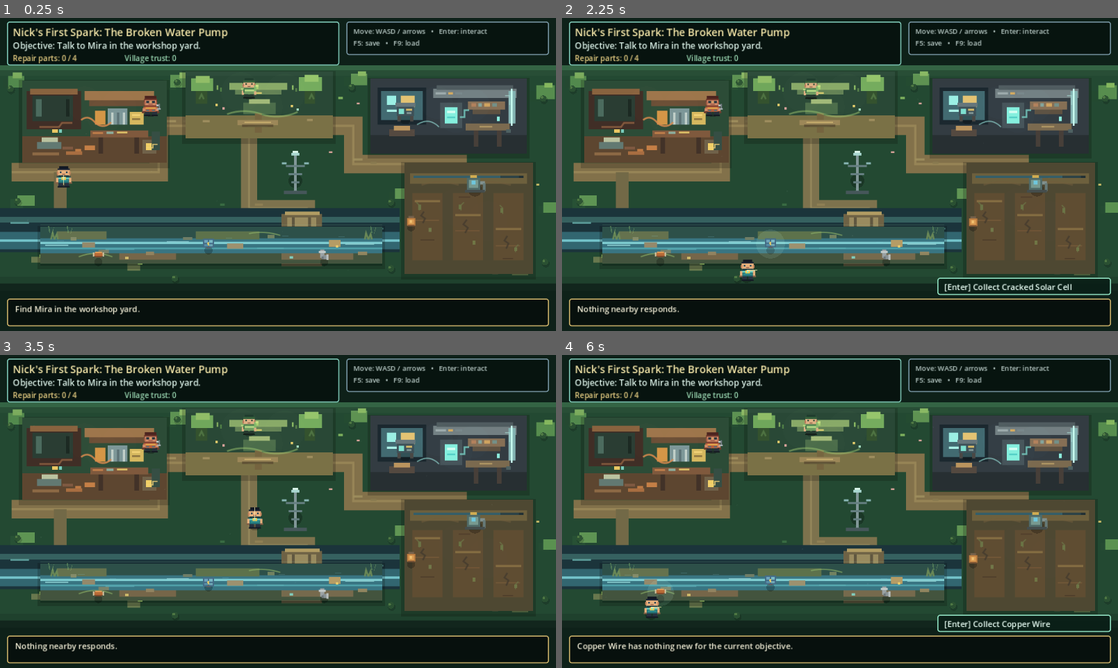
Above: before the commit, frames 1-4 (two rows, left to right).
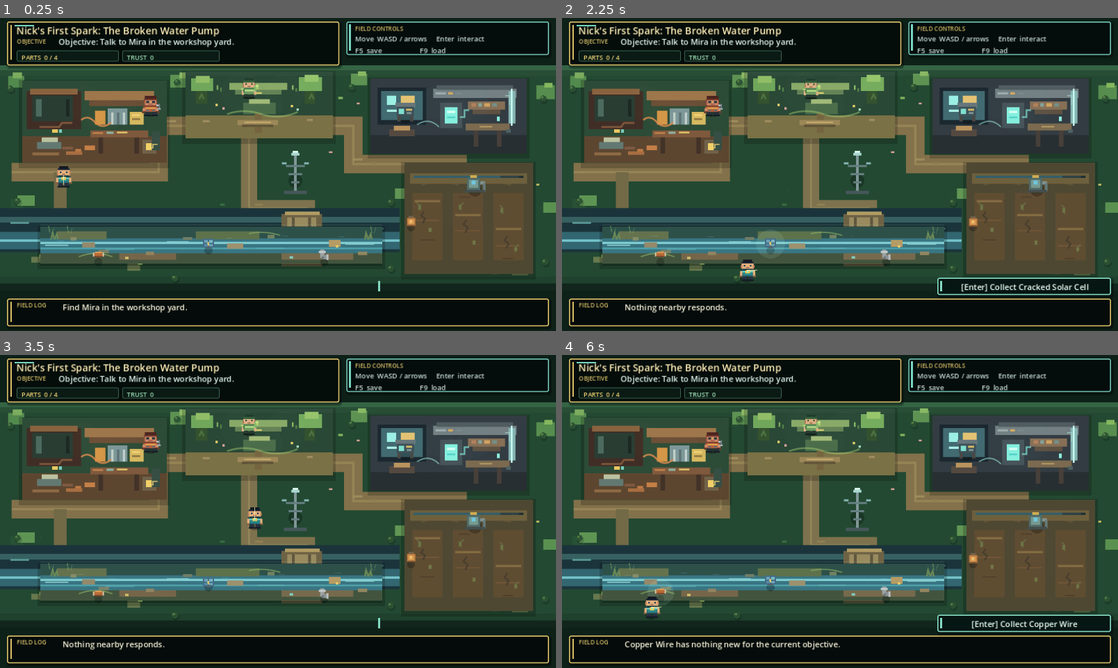
Above: after the commit, the same moments.

Repository: ndrorchestration/nick-luminous-valley
Game: Godot game, scene res://scenes/world/main.tscn
Same seed, same stepped clock (60 frames per second), same inputs: the game is played once before the commit and once after it.
Inputs:
- Up to frame 1 (0.25 s): no input
- Up to frame 2 (2.25 s): tap Enter at 0.5, 0.6, 1.35, 2.1 s; hold Right (ui_right) 0.53-1.28 s; tap Space at 0.77, 1.52 s; hold Down (ui_down) 1.28-2.03 s; hold Right (ui_right) from 2.03 s (still down)
- Up to frame 3 (3.5 s): release Right (ui_right) at 2.78 s; hold Up (ui_up) from 2.78 s (still down); tap Enter at 2.85 s; tap Space at 3.02 s
- Up to frame 4 (6 s): release Up (ui_up) at 3.53 s; hold Left (ui_left) 3.53-5.03 s; tap Enter every 0.75 s from 3.6 to 5.85 s; tap Space at 3.77, 4.52 s; hold Down (ui_down) 5.03-5.78 s; hold Right (ui_right) from 5.78 s (still down)

The runs differ from the first frame. In frame 1, 4.8% of the frame differs, in the area x 1-99%, y 1-99%; in frame 2, 5.1%; in frame 3, 4.7%; in frame 4, 5.4%.

Commit message:
Converge HUD toward JRPG field presentation

Diff:
--- a/scripts/ui/hud.gd
+++ b/scripts/ui/hud.gd
@@ -1,4 +1,6 @@
 extends CanvasLayer
+
+const HUD_PROFILE_VERSION := 2
 
 var title_label: Label
 var objective_label: Label
@@ -7,33 +9,56 @@
 var message_label: Label
 var hint_label: Label
 var hint_panel: Panel
+var objective_tag_label: Label
+var controls_title_label: Label
+var message_tag_label: Label
 
 func build_ui() -> void:
-	_add_panel(Vector2(12, 6), Vector2(574, 76), Color(0.025, 0.07, 0.055, 0.92), Color("78bfae"))
-	_add_panel(Vector2(598, 6), Vector2(350, 58), Color(0.025, 0.07, 0.055, 0.86), Color("718f9b"))
-	_add_panel(Vector2(12, 484), Vector2(936, 48), Color(0.025, 0.06, 0.05, 0.94), Color("c0a864"))
-	hint_panel = _add_panel(Vector2(648, 448), Vector2(300, 30), Color(0.04, 0.12, 0.09, 0.94), Color("8bd9ba"))
+	_add_panel(Vector2(12, 6), Vector2(574, 76), Color(0.018, 0.052, 0.043, 0.95), Color("d7bd68"), Color(0.0, 0.0, 0.0, 0.42))
+	_add_panel(Vector2(598, 6), Vector2(350, 58), Color(0.018, 0.048, 0.045, 0.91), Color("6ebdb1"), Color(0.0, 0.0, 0.0, 0.38))
+	_add_panel(Vector2(12, 484), Vector2(936, 48), Color(0.016, 0.043, 0.038, 0.96), Color("d7bd68"), Color(0.0, 0.0, 0.0, 0.46))
+	hint_panel = _add_panel(Vector2(648, 448), Vector2(300, 30), Color(0.025, 0.085, 0.070, 0.96), Color("82d9c1"), Color(0.0, 0.0, 0.0, 0.40))
 
-	title_label = _make_label(Vector2(22, 12), Vector2(540, 22), 18, Color("f5e7a9"))
-	objective_label = _make_label(Vector2(22, 37), Vector2(548, 21), 15, Color("d8eee5"))
-	inventory_label = _make_label(Vector2(22, 60), Vector2(190, 18), 13, Color("e8cf83"))
-	trust_label = _make_label(Vector2(215, 60), Vector2(180, 18), 13, Color("9ddbb5"))
-	hint_label = _make_label(Vector2(660, 454), Vector2(276, 18), 14, Color("e9fff5"))
-	message_label = _make_label(Vector2(26, 492), Vector2(904, 32), 14, Color("f5f0d8"))
+	_add_accent(Vector2(18, 12), Vector2(3, 60), Color("d7bd68"))
+	_add_accent(Vector2(25, 12), Vector2(34, 2), Color("78d5c0"))
+	_add_accent(Vector2(603, 11), Vector2(3, 46), Color("78d5c0"))
+	_add_accent(Vector2(18, 490), Vector2(3, 35), Color("d7bd68"))
+	_add_accent(Vector2(653, 454), Vector2(3, 18), Color("82d9c1"))
 
-	var help := _make_label(Vector2(610, 14), Vector2(326, 40), 12, Color("b9cbc6"))
-	help.text = "Move: WASD / arrows   •   Enter: interact\nF5: save   •   F9: load"
+	title_label = _make_label(Vector2(28, 10), Vector2(540, 21), 17, Color("fff0b7"))
+	title_label.add_theme_color_override("font_shadow_color", Color(0.0, 0.0, 0.0, 0.72))
+	title_label.add_theme_constant_override("shadow_offset_x", 1)
+	title_label.add_theme_constant_override("shadow_offset_y", 1)
+
+	objective_tag_label = _make_label(Vector2(29, 33), Vector2(78, 17), 10, Color("d7bd68"))
+	objective_tag_label.text = "OBJECTIVE"
+	objective_label = _make_label(Vector2(101, 31), Vector2(456, 20), 14, Color("e0f4eb"))
+
+	inventory_label = _make_stat_chip(Vector2(29, 56), Vector2(176, 19), Color("f0d477"))
+	trust_label = _make_stat_chip(Vector2(211, 56), Vector2(168, 19), Color("9ee2b8"))
+
+	controls_title_label = _make_label(Vector2(613, 11), Vector2(320, 16), 10, Color("d7bd68"))
+	controls_title_label.text = "FIELD CONTROLS"
+	var help := _make_label(Vector2(613, 27), Vector2(320, 28), 12, Color("c9ddd7"))
+	help.text = "Move  WASD / arrows     Enter  interact\nF5  save                     F9  load"
+
+	message_tag_label = _make_label(Vector2(29, 488), Vector2(82, 16), 10, Color("d7bd68"))
+	message_tag_label.text = "FIELD LOG"
+	message_label = _make_label(Vector2(108, 489), Vector2(824, 33), 14, Color("f6f1d9"))
+
+	hint_label = _make_label(Vector2(662, 454), Vector2(274, 18), 14, Color("edfff7"))
+	hint_label.horizontal_alignment = HORIZONTAL_ALIGNMENT_CENTER
 
 func refresh(title: String, objective: String, part_count: int, trust: int, message: String, hint: String) -> void:
 	title_label.text = title
 	objective_label.text = objective
-	inventory_label.text = "Repair parts: %d / 4" % part_count
-	trust_label.text = "Village trust: %d" % trust
+	inventory_label.text = "PARTS  %d / 4" % part_count
+	trust_label.text = "TRUST  %d" % trust
 	message_label.text = message
 	hint_label.text = hint
 	hint_panel.visible = not hint.is_empty()
 
-func _add_panel(pos: Vector2, dimensions: Vector2, color: Color, border_color: Color) -> Panel:
+func _add_panel(pos: Vector2, dimensions: Vector2, color: Color, border_color: Color, shadow_color: Color) -> Panel:
 	var panel := Panel.new()
 	panel.position = pos
 	panel.size = dimensions
@@ -44,13 +69,45 @@
 	style.border_width_top = 2
 	style.border_width_right = 2
 	style.border_width_bottom = 2
-	style.corner_radius_top_left = 4
-	style.corner_radius_top_right = 4
-	style.corner_radius_bottom_left = 4
-	style.corner_radius_bottom_right = 4
+	style.corner_radius_top_left = 3
+	style.corner_radius_top_right = 3
+	style.corner_radius_bottom_left = 3
+	style.corner_radius_bottom_right = 3
+	style.shadow_color = shadow_color
+	style.shadow_size = 4
+	style.shadow_offset = Vector2(2, 3)
 	panel.add_theme_stylebox_override("panel", style)
 	add_child(panel)
 	return panel
+
+func _make_stat_chip(pos: Vector2, dimensions: Vector2, font_color: Color) -> Label:
+	var panel := Panel.new()
+	panel.position = pos
+	panel.size = dimensions
+	var style := StyleBoxFlat.new()
+	style.bg_color = Color(0.045, 0.105, 0.082, 0.94)
+	style.border_color = Color(0.32, 0.54, 0.44, 0.78)
+	style.border_width_left = 1
+	style.border_width_top = 1
+	style.border_width_right = 1
+	style.border_width_bottom = 1
+	style.corner_radius_top_left = 2
+	style.corner_radius_top_right = 2
+	style.corner_radius_bottom_left = 2
+	style.corner_radius_bottom_right = 2
+	panel.add_theme_stylebox_override("panel", style)
+	add_child(panel)
+
+	var label := _make_label(pos + Vector2(8, 1), dimensions - Vector2(16, 2), 11, font_color)
+	label.vertical_alignment = VERTICAL_ALIGNMENT_CENTER
+	return label
+
+func _add_accent(pos: Vector2, dimensions: Vector2, color: Color) -> void:
+	var accent := ColorRect.new()
+	accent.position = pos
+	accent.size = dimensions
+	accent.color = color
+	add_child(accent)
 
 func _make_label(pos: Vector2, dimensions: Vector2, font_size: int, font_color: Color) -> Label:
 	var label := Label.new()
